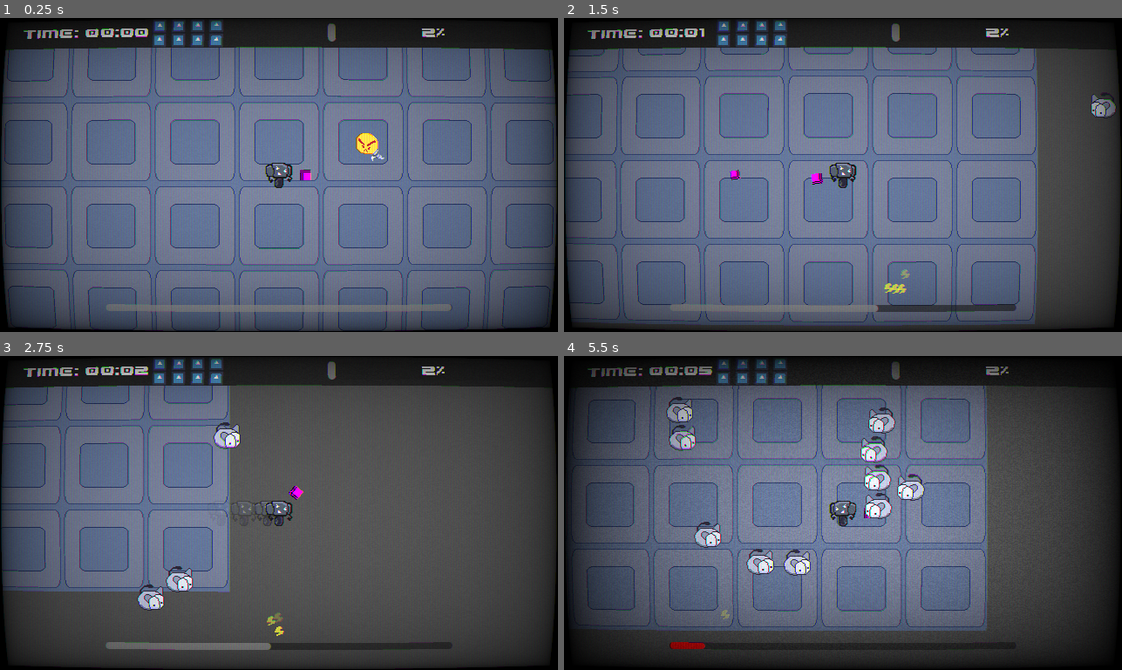
Above: before the commit, frames 1-4 (two rows, left to right).
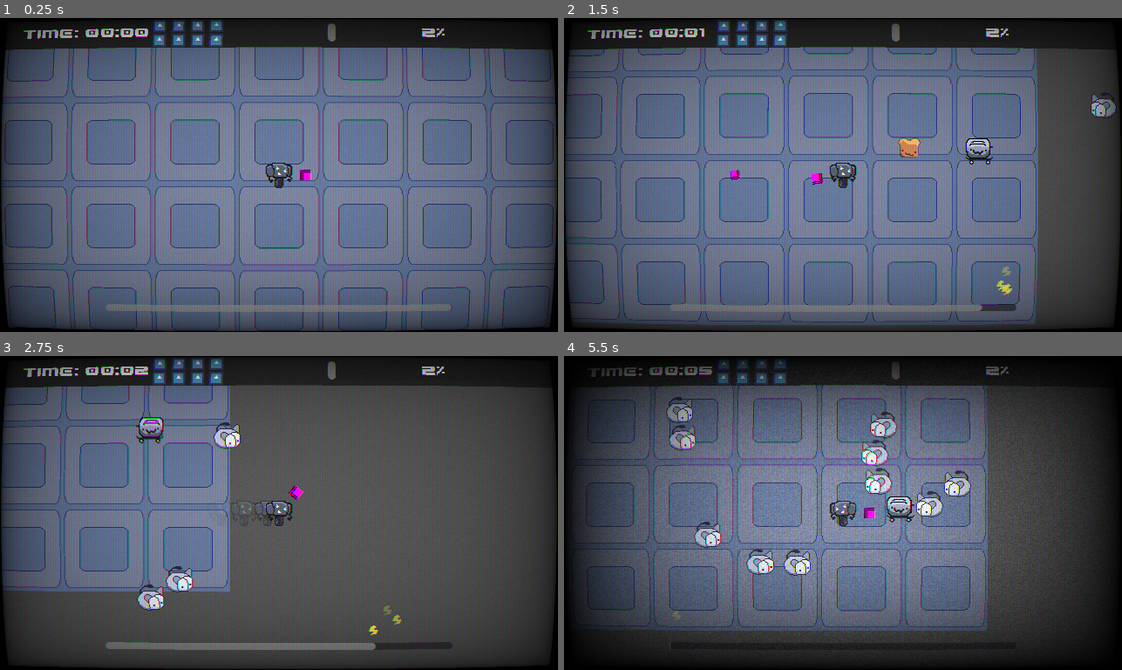
Above: after the commit, the same moments.

Repository: kinghos/GMTK-Game-Jam-2026
Game: Godot game, scene res://scenes/level/level.tscn
The game is run twice, just before and just after one commit, with the same random seed, the same clock (stepped at 60 frames per second) and the same inputs. The engine's default icon, where the game draws it, is replaced by a stand-in: a white triangle on a blue panel in a dark square.
Inputs (mouse positions are in pixels of both pictures, inside the frame that each line leads up to):
- Up to frame 1 (0.25 s): no input
- Up to frame 2 (1.5 s): move the mouse to (965, 159) at 0.52 s; hold D (Right) 0.53-1.28 s; right-click (965, 159) at 0.6 s; move the mouse to (731, 190) at 1.27 s; hold S (Down) from 1.28 s (still down); click (731, 190) at 1.35 s
- Up to frame 3 (2.75 s): move the mouse to (334, 443) at 2.02 s; release S (Down) at 2.03 s; hold D (Right) from 2.03 s (still down); hold Shift (Sprint) from 2.03 s (still down)
- Up to frame 4 (5.5 s): move the mouse to (815, 575) at 2.77 s; release D (Right) at 2.78 s; release Shift (Sprint) at 2.78 s; hold W (Up) 2.78-3.53 s; right-click (815, 575) at 2.85 s; move the mouse to (1010, 560) at 3.52 s; press the mouse at (1010, 560) at 3.53 s; hold A (Left) 3.53-5.03 s; move the mouse to (675, 465) at 4.27 s; release the mouse at (675, 465) at 4.28 s; tap Shift (Sprint) at 4.35 s; move the mouse to (870, 513) at 5.02 s; hold S (Down) from 5.03 s (still down); right-click (870, 513) at 5.1 s

The runs differ from the first frame. In frame 1, 0.3% of the frame differs, in the area x 63-69%, y 36-46%; in frame 2, 1.2%; in frame 3, 1.0%; in frame 4, 3.2%, in the area x 4-80%, y 1-94%.

Commit message:
toaster added

Diff:
--- a/project.godot
+++ b/project.godot
@@ -83,6 +83,7 @@
 2d_physics/layer_6="Drops"
 2d_physics/layer_7="Explosion Area"
 2d_physics/layer_8="Blast Area"
+2d_physics/layer_9="Enemy projectiles"
 
 [physics]
 
--- /dev/null
+++ b/scenes/enemies/toaster.gd
@@ -0,0 +1,23 @@
+extends Enemy
+
+@onready var toast_cooldown: Timer = $ToastCooldown
+const TOAST = preload("uid://dafocwk1p0q1u")
+
+func _ready() -> void:
+	enemy_type = "toaster"
+
+func move_towards_player():
+	if Globals.player:
+		velocity = global_position.direction_to(Globals.player.global_position) * speed
+		sprite_2d.flip_h = velocity.x > 0
+
+		var direction = Globals.player.global_position - global_position
+		if direction.length() < 160:
+			velocity = Vector2.ZERO
+			if toast_cooldown.is_stopped():
+				toast_cooldown.start()
+				var toast: Toast = TOAST.instantiate()
+				toast.global_position = global_position
+				toast.bullet_damage = damage
+				toast.direction = direction.normalized()
+				get_tree().current_scene.get_node("Bullets").add_child(toast, true)
--- /dev/null
+++ b/scenes/enemies/toaster.tscn
@@ -0,0 +1,85 @@
+[gd_scene format=3 uid="uid://c16paxm48g7dc"]
+
+[ext_resource type="PackedScene" uid="uid://hqm0xru0ae3j" path="res://scenes/enemies/base_enemy.tscn" id="1_ww1mm"]
+[ext_resource type="Script" uid="uid://chs8kc530yhvk" path="res://scenes/enemies/toaster.gd" id="2_dq6hp"]
+[ext_resource type="Texture2D" uid="uid://ceucltdirwhmc" path="res://assets/sprites/toaster.png" id="2_gxi2f"]
+
+[sub_resource type="AtlasTexture" id="AtlasTexture_dq6hp"]
+atlas = ExtResource("2_gxi2f")
+region = Rect2(0, 0, 32, 32)
+
+[sub_resource type="AtlasTexture" id="AtlasTexture_xty35"]
+atlas = ExtResource("2_gxi2f")
+region = Rect2(32, 0, 32, 32)
+
+[sub_resource type="AtlasTexture" id="AtlasTexture_naf3k"]
+atlas = ExtResource("2_gxi2f")
+region = Rect2(64, 0, 32, 32)
+
+[sub_resource type="AtlasTexture" id="AtlasTexture_wruwn"]
+atlas = ExtResource("2_gxi2f")
+region = Rect2(96, 0, 32, 32)
+
+[sub_resource type="AtlasTexture" id="AtlasTexture_ng5sb"]
+atlas = ExtResource("2_gxi2f")
+region = Rect2(128, 0, 32, 32)
+
+[sub_resource type="AtlasTexture" id="AtlasTexture_mrig5"]
+atlas = ExtResource("2_gxi2f")
+region = Rect2(160, 0, 32, 32)
+
+[sub_resource type="AtlasTexture" id="AtlasTexture_dl51w"]
+atlas = ExtResource("2_gxi2f")
+region = Rect2(192, 0, 32, 32)
+
+[sub_resource type="SpriteFrames" id="SpriteFrames_vhxij"]
+animations = [{
+"frames": [{
+"duration": 1.0,
+"texture": SubResource("AtlasTexture_dq6hp")
+}, {
+"duration": 1.0,
+"texture": SubResource("AtlasTexture_xty35")
+}, {
+"duration": 1.0,
+"texture": SubResource("AtlasTexture_naf3k")
+}, {
+"duration": 1.0,
+"texture": SubResource("AtlasTexture_wruwn")
+}, {
+"duration": 1.0,
+"texture": SubResource("AtlasTexture_ng5sb")
+}, {
+"duration": 1.0,
+"texture": SubResource("AtlasTexture_mrig5")
+}, {
+"duration": 1.0,
+"texture": SubResource("AtlasTexture_dl51w")
+}],
+"loop": 1,
+"name": &"run",
+"speed": 12.0
+}]
+
+[sub_resource type="RectangleShape2D" id="RectangleShape2D_rpfdf"]
+size = Vector2(28, 30)
+
+[node name="Toaster" unique_id=1193687902 instance=ExtResource("1_ww1mm")]
+script = ExtResource("2_dq6hp")
+hp = 50
+damage = 20
+speed = 80
+
+[node name="Sprite2D" parent="." index="1" unique_id=162748549]
+sprite_frames = SubResource("SpriteFrames_vhxij")
+animation = &"run"
+autoplay = "run"
+frame_progress = 0.94711953
+
+[node name="CollisionShape2D" parent="Hitbox" parent_id_path=PackedInt32Array(737481144) index="0" unique_id=841296864]
+position = Vector2(-2, 1)
+shape = SubResource("RectangleShape2D_rpfdf")
+
+[node name="ToastCooldown" type="Timer" parent="." index="5" unique_id=644694101]
+wait_time = 1.5
+one_shot = true
--- a/scenes/level/level.tscn
+++ b/scenes/level/level.tscn
@@ -1,10 +1,10 @@
 [gd_scene format=4 uid="uid://cc7gqs5oj7agq"]
 
 [ext_resource type="Script" uid="uid://bflra6x651531" path="res://scenes/level/level.gd" id="1_i166f"]
-[ext_resource type="PackedScene" uid="uid://ddets33eig4gx" path="res://scenes/enemies/lightbomb.tscn" id="2_hnne4"]
 [ext_resource type="PackedScene" uid="uid://b87hq2kmyp5ee" path="res://scenes/player/player.tscn" id="2_qkmgm"]
 [ext_resource type="Texture2D" uid="uid://dpeoepumbjrtg" path="res://assets/tileset.png" id="2_wcngd"]
 [ext_resource type="PackedScene" uid="uid://dmlqu105ltwt4" path="res://scenes/hud/hud.tscn" id="3_hnne4"]
+[ext_resource type="PackedScene" uid="uid://c16paxm48g7dc" path="res://scenes/enemies/toaster.tscn" id="3_wcngd"]
 [ext_resource type="PackedScene" uid="uid://bcbqmimxm08ek" path="res://scenes/hud/overlay.tscn" id="5_hnne4"]
 [ext_resource type="PackedScene" uid="uid://ced6s87tl4ckg" path="res://scenes/hud/shader_layer.tscn" id="6_vpf64"]
 
@@ -59,8 +59,8 @@
 
 [node name="Enemies" type="Node" parent="." unique_id=1218197294]
 
-[node name="BaseEnemy" parent="Enemies" unique_id=1193687902 instance=ExtResource("2_hnne4")]
-position = Vector2(976, 654)
+[node name="Toaster" parent="Enemies" unique_id=1193687902 instance=ExtResource("3_wcngd")]
+position = Vector2(1220, 696)
 
 [node name="CharacterBody2D" parent="." unique_id=181589956 instance=ExtResource("2_qkmgm")]
 z_index = 1
--- /dev/null
+++ b/scenes/misc/toast.gd
@@ -0,0 +1,16 @@
+extends Area2D
+class_name Toast
+
+@export var speed: int = 800.0
+var bullet_damage
+
+var direction = Vector2.ZERO
+
+func _physics_process(delta: float) -> void:
+	global_position += direction * speed * delta
+
+
+func _on_body_entered(body: Node2D) -> void:
+	if body is Player:
+		body.use_charge(bullet_damage)
+		queue_free()
--- /dev/null
+++ b/scenes/misc/toast.tscn
@@ -0,0 +1,22 @@
+[gd_scene format=3 uid="uid://dafocwk1p0q1u"]
+
+[ext_resource type="Texture2D" uid="uid://8a8y18saeyhw" path="res://assets/sprites/toast.png" id="1_1v83c"]
+[ext_resource type="Script" uid="uid://dvj6nvks3q5sn" path="res://scenes/misc/toast.gd" id="1_dgkhn"]
+
+[sub_resource type="RectangleShape2D" id="RectangleShape2D_k5ghg"]
+size = Vector2(21, 22)
+
+[node name="Toast" type="Area2D" unique_id=309614652]
+collision_layer = 256
+collision_mask = 13
+script = ExtResource("1_dgkhn")
+speed = 400
+
+[node name="Sprite2D" type="Sprite2D" parent="." unique_id=1905560675]
+texture = ExtResource("1_1v83c")
+
+[node name="CollisionShape2D" type="CollisionShape2D" parent="." unique_id=658214671]
+position = Vector2(0, -2)
+shape = SubResource("RectangleShape2D_k5ghg")
+
+[connection signal="body_entered" from="." to="." method="_on_body_entered"]
--- a/scenes/player/player.tscn
+++ b/scenes/player/player.tscn
@@ -51,7 +51,7 @@
 radius = 69.115845
 
 [node name="Player" type="CharacterBody2D" unique_id=181589956]
-collision_mask = 76
+collision_mask = 332
 script = ExtResource("1_g2els")
 
 [node name="CollisionShape2D" type="CollisionShape2D" parent="." unique_id=694806254]
Binary file added: assets/sprites/toast.png
Not shown, added: assets/sprites/toast.png.import
Not shown, added: scenes/enemies/toaster.gd.uid
Not shown, added: scenes/misc/toast.gd.uid
